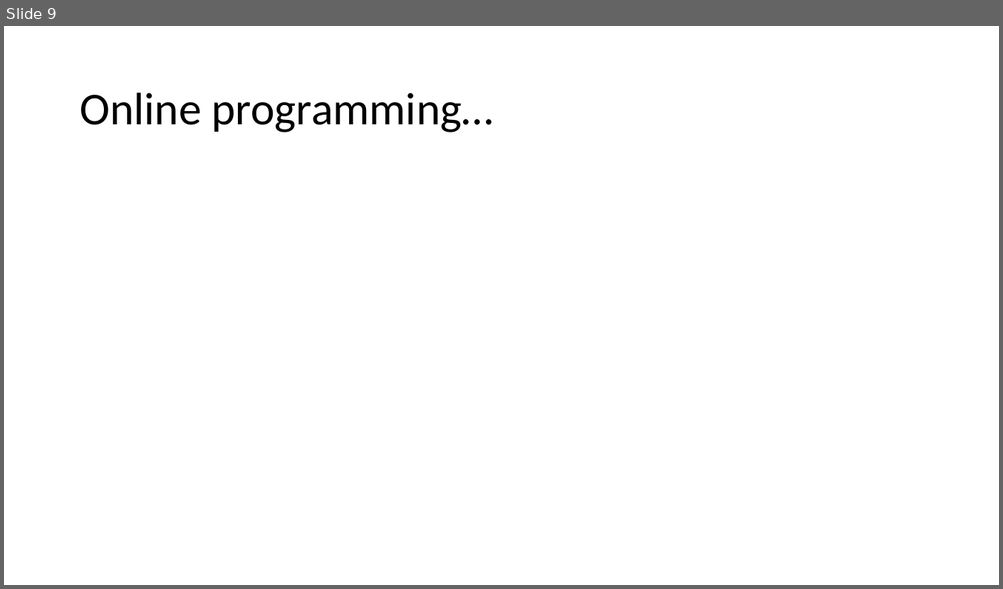
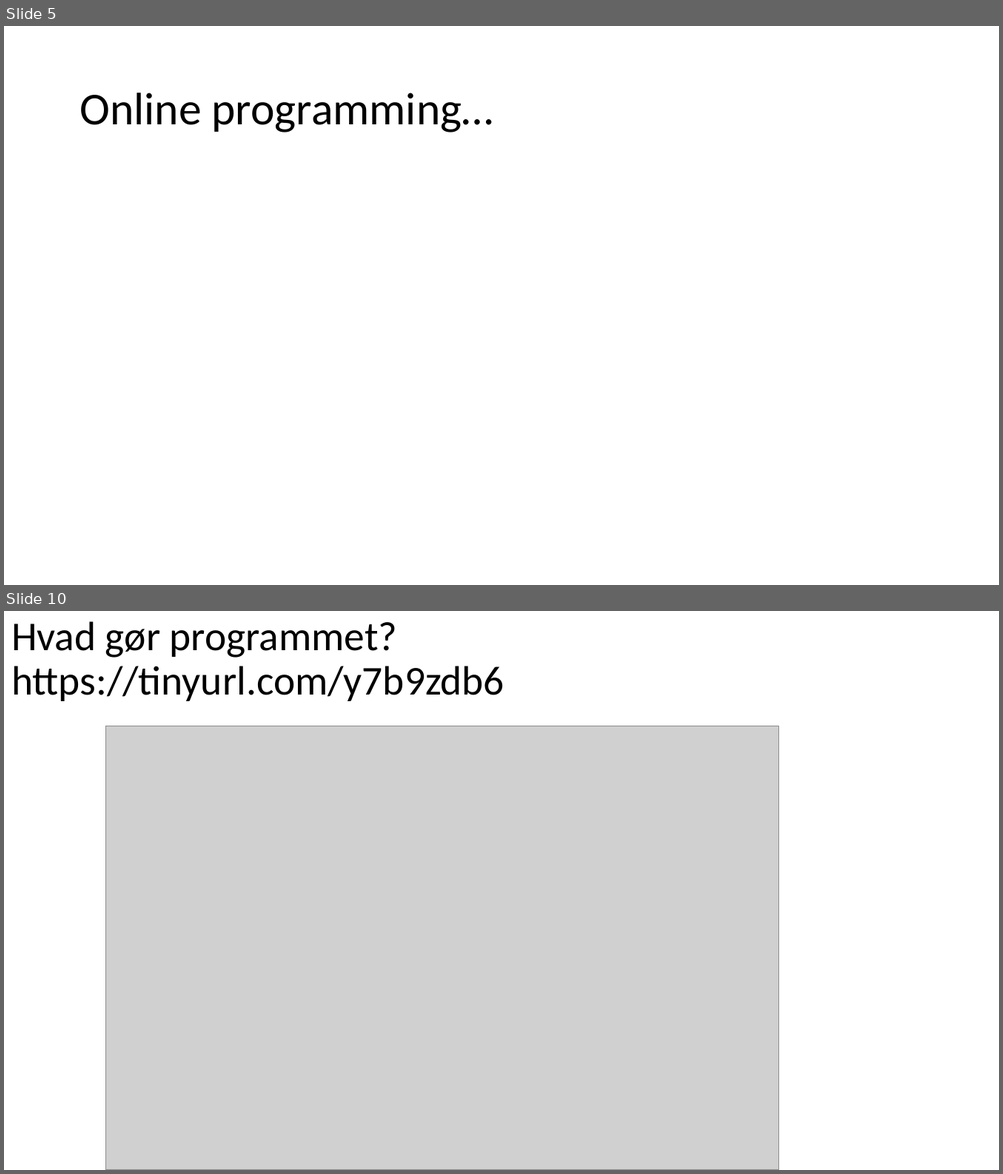
Before and after one commit to fisterloegsovs/pop22, a slide deck: lectures/1.2Scratch/lecture.pptx. Shown one above the other, each under a label of ours: slide 9 before the commit, slides 5 and 10 after it; the slides between them are not shown. The pictures are 1003x589 and 1003x1174 pixels, drawn with LibreOffice and Linux fonts; fonts in the diff are those of the drawing; grey boxes stand for pictures. Boxes give left, top, right and bottom in pixels: in the first picture for what was removed or moved away, otherwise in the second. Text is boxed around its words. In the diff, an @@ line names an element or a change of style, - is before the commit and + after.

```diff
--- a/lectures/1.2Scratch/lecture.pptx
+++ b/lectures/1.2Scratch/lecture.pptx
@@ slide 10 added at [4, 611, 999, 1170], background #FFFFFF @@
@@ title added at [11, 621, 504, 701], 39.6 pt, text #000000 @@
+Hvad gør programmet? https://tinyurl.com/y7b9zdb6
@@ picture added at [105, 726, 779, 1170] @@
@@ what was slide 9 is now slide 5 @@
```
Also in this commit, not shown: 3 slides changed, 10 other slides added, 5 slides removed, 27 other files.
